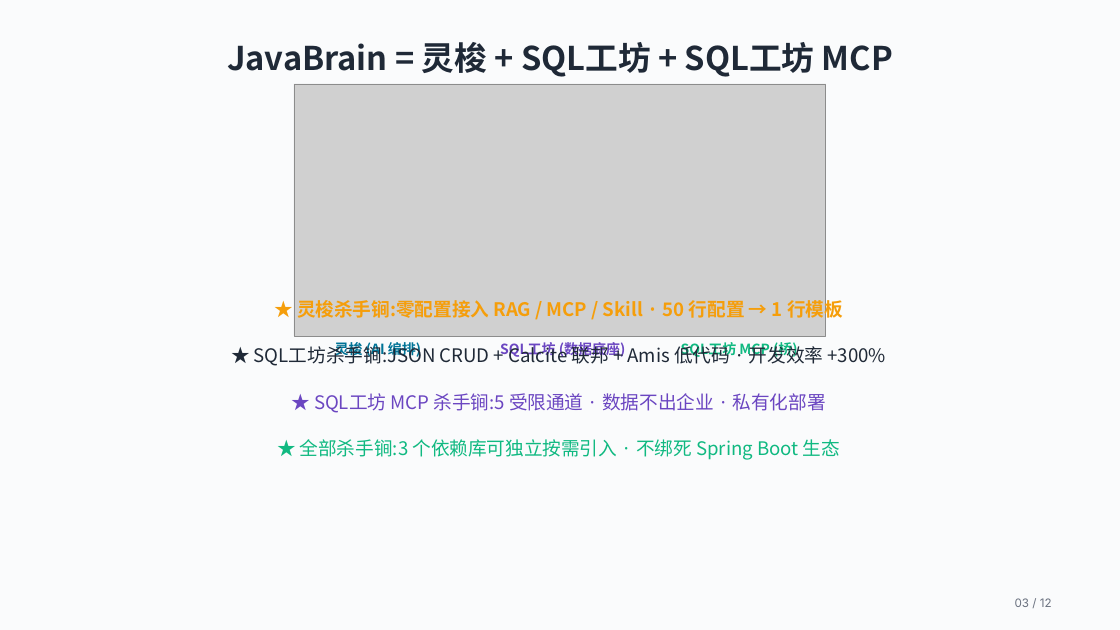
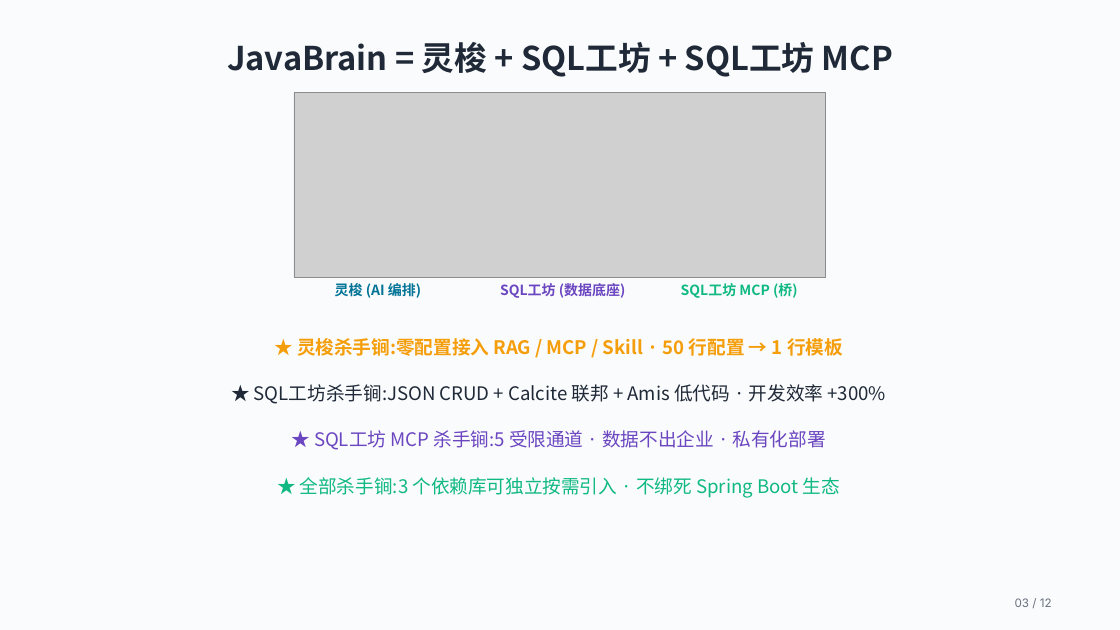
Before and after one commit to wb04307201/java-brain, a slide deck: slide 3 of docs/ppt/javabrain.pptx. Drawn at 1120x630 pixels with LibreOffice and Linux fonts; fonts in the diff are those of the drawing; grey boxes stand for pictures. Boxes give left, top, right and bottom in pixels: in the first picture for what was removed or moved away, otherwise in the second. Text is boxed around its words. In the diff, an @@ line names an element or a change of style, - is before the commit and + after.

```diff
--- a/docs/ppt/javabrain.pptx
+++ b/docs/ppt/javabrain.pptx
@@ picture: place and size @@
-picture at [294,84,826,336]
+picture at [294,92,826,277]
@@ 3 texts: place and size @@
-3 texts at [335,340,798,358]
+3 texts at [335,281,798,299]
@@ 4 texts: place and size @@
-4 texts at [254,297,886,460]
+4 texts at [254,338,886,498]
```
Also in this commit, not shown: 1 other file.
